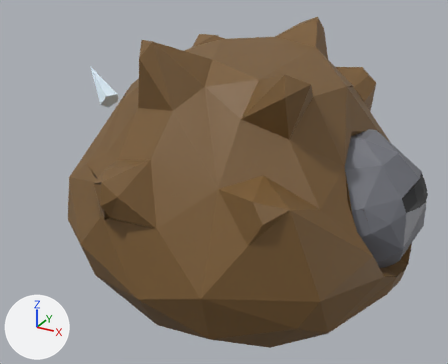
What one commit did to the glTF model godot/models/foes/mini.glb.
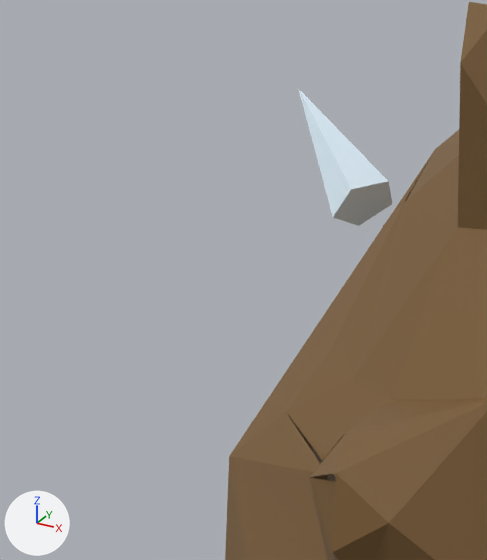
Each version is shown whole from a 50 mm camera at (0.857, -1.74, 1.316) aimed at (-0.084, -0.031, 0.462), then close up on the part from 0% to 33% of the width and 11% to 57% of the height. The axes (+X, +Y, +Z) are drawn at lower left. The lights are the same throughout. The first two pictures are the older version. Vertices at exactly the same position are counted once.

Objects in the first close-up: 'mini'.
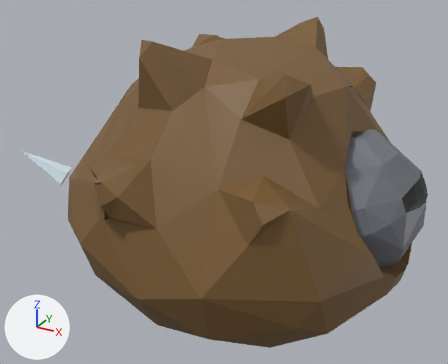
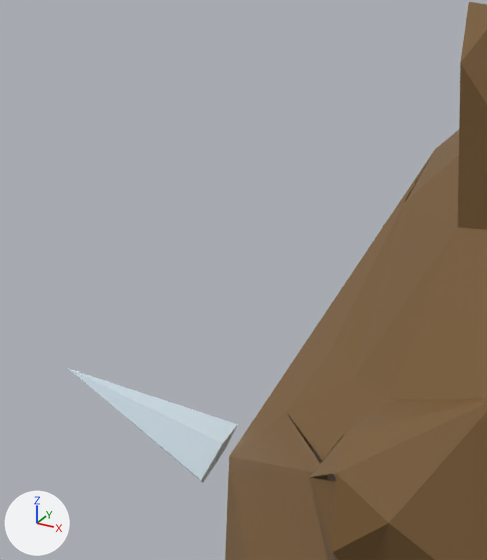
Pixel boxes [x1, y1, x2, y2] of what changed, in the close-ups (487 x 560 px; the box of a moved part takes in the faces that stretch with it):
'mini', reshaped: before [225, 2, 487, 560]; after [68, 2, 487, 560]
part 1 of me_mini_0, moved or reshaped: before [298, 88, 392, 226]; after [68, 368, 238, 482]

The change in detail:
me_mini_0 is used by ob_mini; location (0.0, 0.0, 0.0).
me_mini_0 had 300 vertices, 484 faces and spanned x -0.704..0.587, y -0.603..0.605, z 0.0..0.996.
me_mini_0 now has 300 vertices, 484 faces and spans x -0.619..0.587, y -0.603..0.605, z 0.0..0.996.
me_mini_0 part 1: the loose piece of 7 vertices spanning x -0.704..-0.548, y -0.035..0.051, z 0.642..0.777 is multiplied about its middle by the matrix ((0.644, -0.686, -0.053), (0.685, 0.647, -0.042), (0.067, -0.01, 0.941)), then moved by (0.091, -0.395, -0.16).
